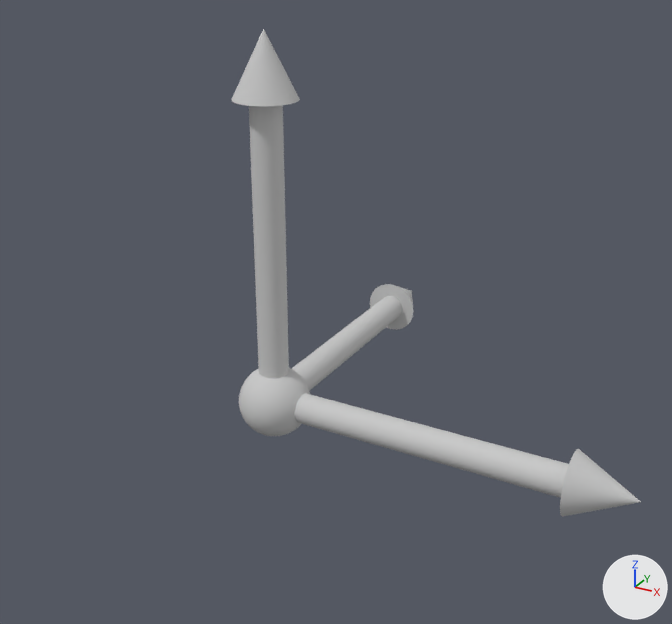
The OBJ model res/coord/coord.obj: old version first, new version second.
Camera for both pictures: a camera (50 mm lens) standing at (1.5, -2.31, 1.53) and looking at (0.32, -0.16, 0.45). Arrows for +X, +Y and +Z are at lower right; the lights stay in place. Where no turn or scale is listed for an object, it has been applied to the vertices. Vertices at the same position are counted once.

Objects in the first picture: 'coord'.
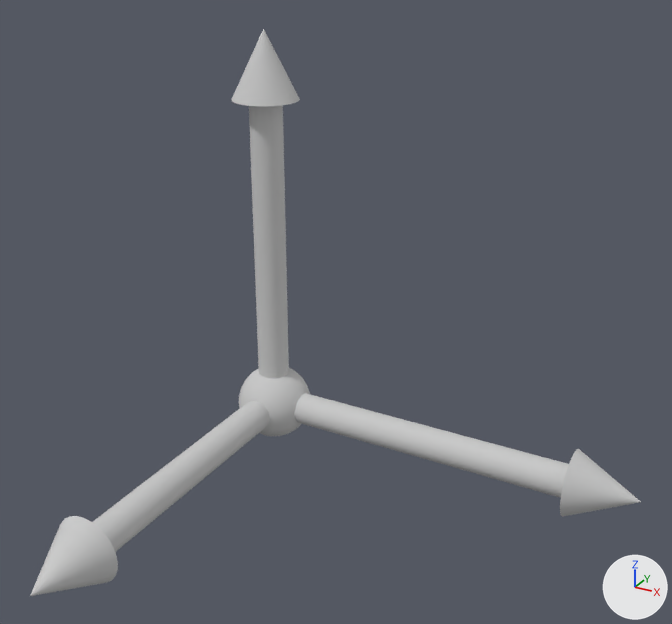
The change, as a list of edits to the scene's bpy script:
```text
Change me_coord:
    where me_coord.from_pydata(...)  # 1193 vertices, 2364 faces; spans x -0.12..1.203, y -0.12..1.1, z -0.12..1.2
    used by ob_coord; location = (0.0, 0.0, 0.0)
    me_coord part 1: the loose piece of 237 vertices spanning x -0.1..0.1, y -0.1..1.1, z -0.1..0.1 is turned 180 degrees about the x axis through the mesh origin
```

Location of each change, [x1, y1, x2, y2] in pixels of the pictures (672 x 624 px; the box of a moved part takes in the faces that stretch with it):
'coord', reshaped (49% wider, 16% taller)
    before: [231, 29, 641, 517]
    after: [30, 29, 641, 596]
part 1 of me_coord, moved or reshaped
    before: [292, 284, 414, 391]
    after: [30, 401, 270, 596]
